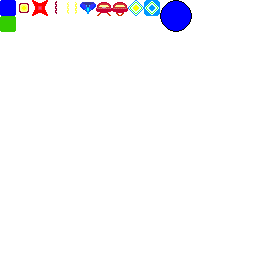
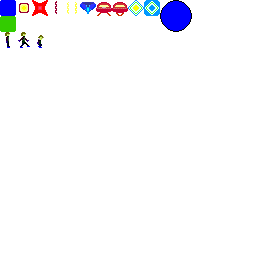
Two versions of the same layered image (256 x 256). Layer-by-layer changes:
added layer "ben-1" above "ben-2" over [5, 32, 10, 48]
added layer "ben-2" above "ben-3" over [18, 32, 30, 48]
added layer "ben-3" above "Background" over [37, 34, 44, 48]
